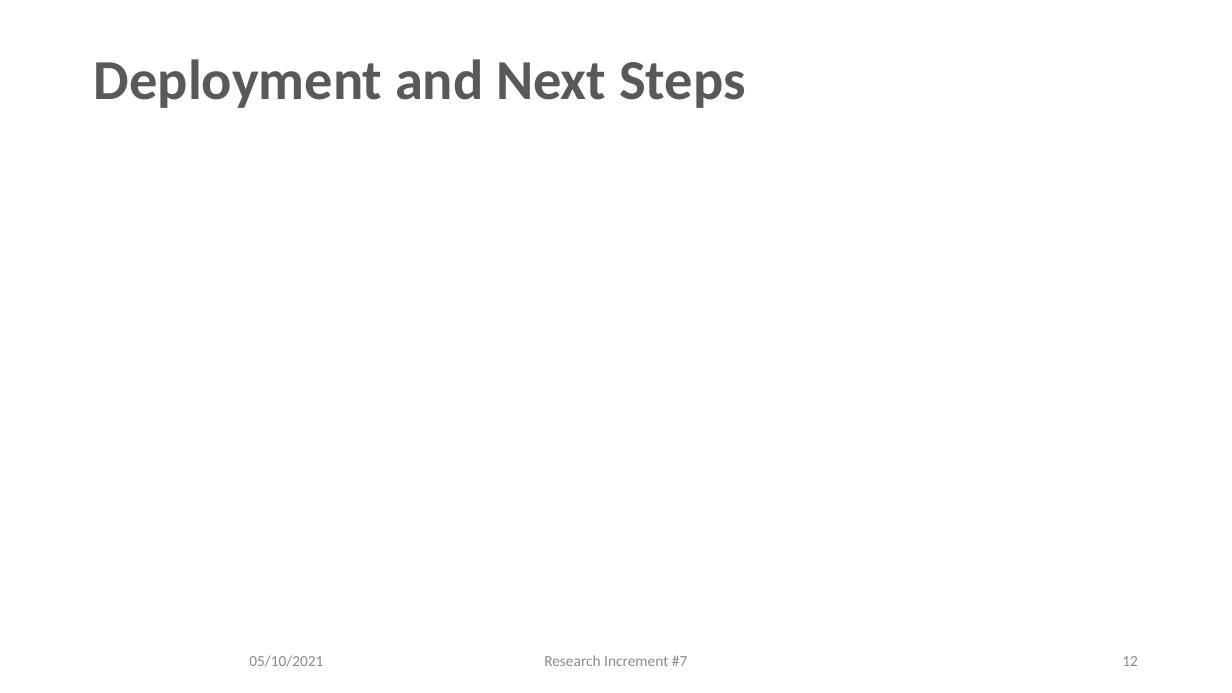
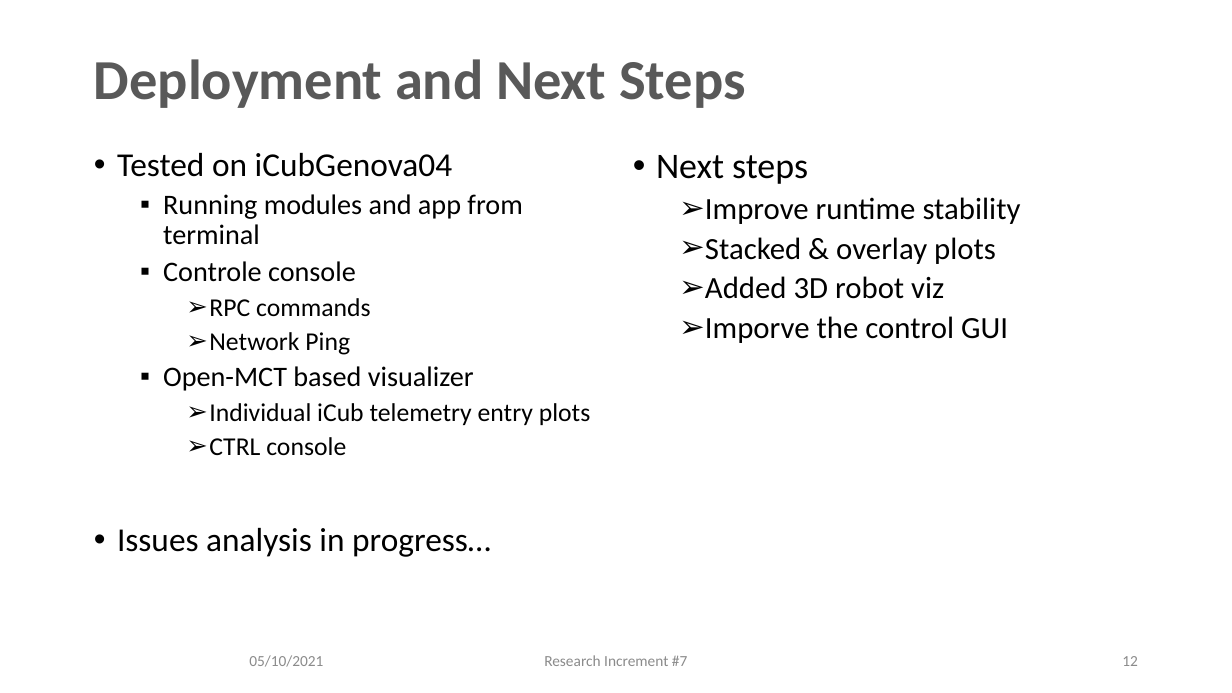
Before and after one commit to ami-iit/yarp-openmct, a slide deck: slide 12 of slides/XTeam_RI_Vertical_iCubTelemetryVisualizer_05102021.pptx. Drawn at 1232x693 pixels with LibreOffice and Linux fonts; fonts in the diff are those of the drawing; background and template pictures are left out. Boxes give left, top, right and bottom in pixels: in the first picture for what was removed or moved away, otherwise in the second. Text is boxed around its words. In the diff, an @@ line names an element or a change of style, - is before the commit and + after.

Commit message:
Installing & running, next steps completed

```diff
--- a/slides/XTeam_RI_Vertical_iCubTelemetryVisualizer_05102021.pptx
+++ b/slides/XTeam_RI_Vertical_iCubTelemetryVisualizer_05102021.pptx
@@ text added at <box>117,153,591,557</box>, 22 pt, text #000000 @@
+• Tested on iCubGenova04
+  ▪ Running modules and app from terminal
+  ▪ Controle console
+    ➢ RPC commands
+    ➢ Network Ping
+  ▪ Open-MCT based visualizer
+    ➢ Individual iCub telemetry entry plots
+    ➢ CTRL console
+• Issues analysis in progress…
@@ text added at <box>656,155,1021,343</box>, 24 pt, text #000000 @@
+• Next steps
+  ➢ Improve runtime stability
+  ➢ Stacked & overlay plots
+  ➢ Added 3D robot viz
+  ➢ Imporve the control GUI
```
Also in this commit, not shown: 1 other slide changed.
